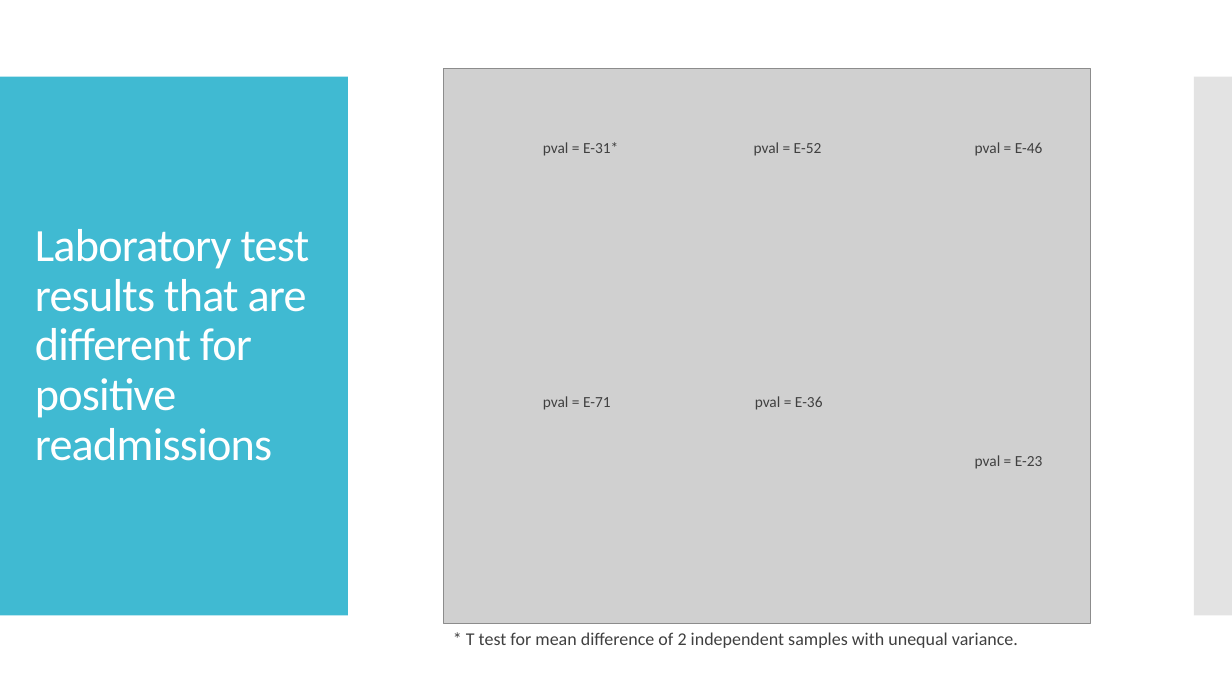
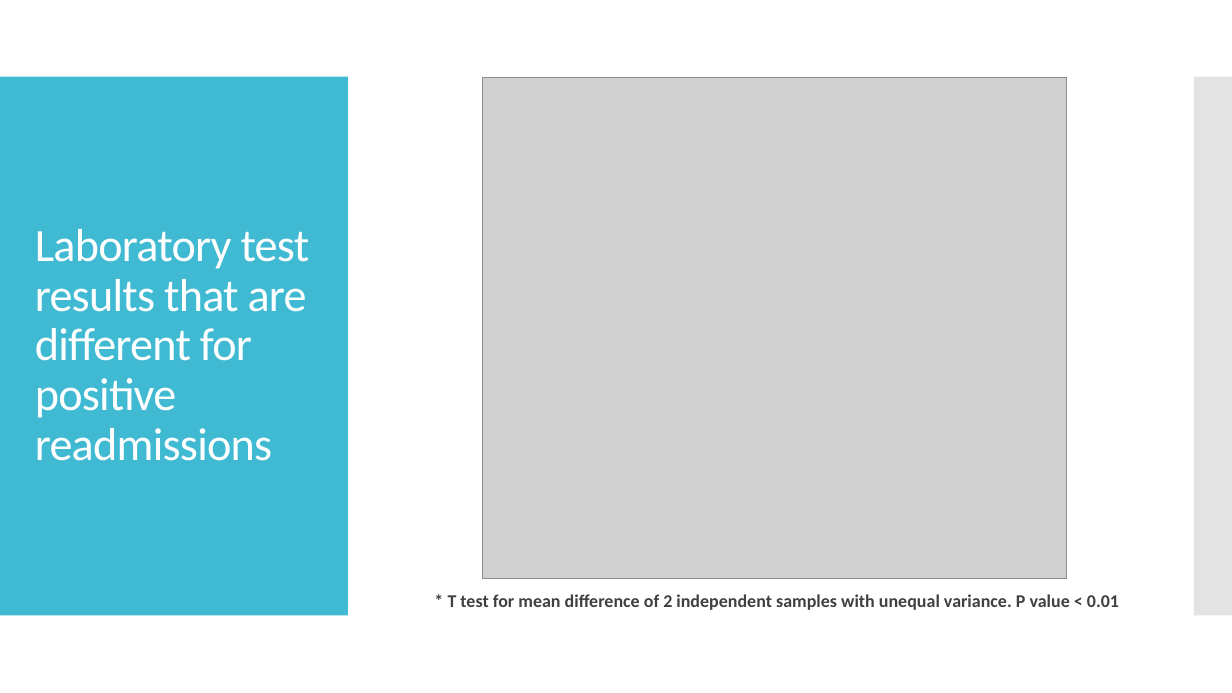
Before and after one commit to zhakhverdyan/Capstone1-hospital-readmission-prediction, a slide deck: slide 15 of reports/Predicting_readmission_presentation.pptx. Drawn at 1232x693 pixels with LibreOffice and Linux fonts; fonts in the diff are those of the drawing; grey boxes stand for pictures. Boxes give left, top, right and bottom in pixels: in the first picture for what was removed or moved away, otherwise in the second. Text is boxed around its words. In the diff, an @@ line names an element or a change of style, - is before the commit and + after.

Commit message:
Incorporated Tommy's suggestions
included model assumptions, replaced P values with < 0.01, moved the evaluation metric slide all the way to the back

```diff
--- a/reports/Predicting_readmission_presentation.pptx
+++ b/reports/Predicting_readmission_presentation.pptx
@@ picture resized from (x1=444, y1=68, x2=1091, y2=623) to (x1=482, y1=78, x2=1067, y2=579) @@
@@ text removed at (x1=543, y1=142, x2=618, y2=156) @@
-pval = E-31*
@@ text removed at (x1=754, y1=142, x2=822, y2=156) @@
-pval = E-52
@@ text removed at (x1=975, y1=142, x2=1043, y2=156) @@
-pval = E-46
@@ text removed at (x1=543, y1=396, x2=611, y2=410) @@
-pval = E-71
@@ text removed at (x1=755, y1=396, x2=823, y2=410) @@
-pval = E-36
@@ text removed at (x1=975, y1=455, x2=1043, y2=469) @@
-pval = E-23
@@ text at (x1=448, y1=594, x2=1119, y2=610): text changed; bold on @@
-* T test for mean difference of 2 independent samples with unequal variance.
+* T test for mean difference of 2 independent samples with unequal variance. P value < 0.01
```
Also in this commit, not shown: 3 other slides changed, 1 other file.
